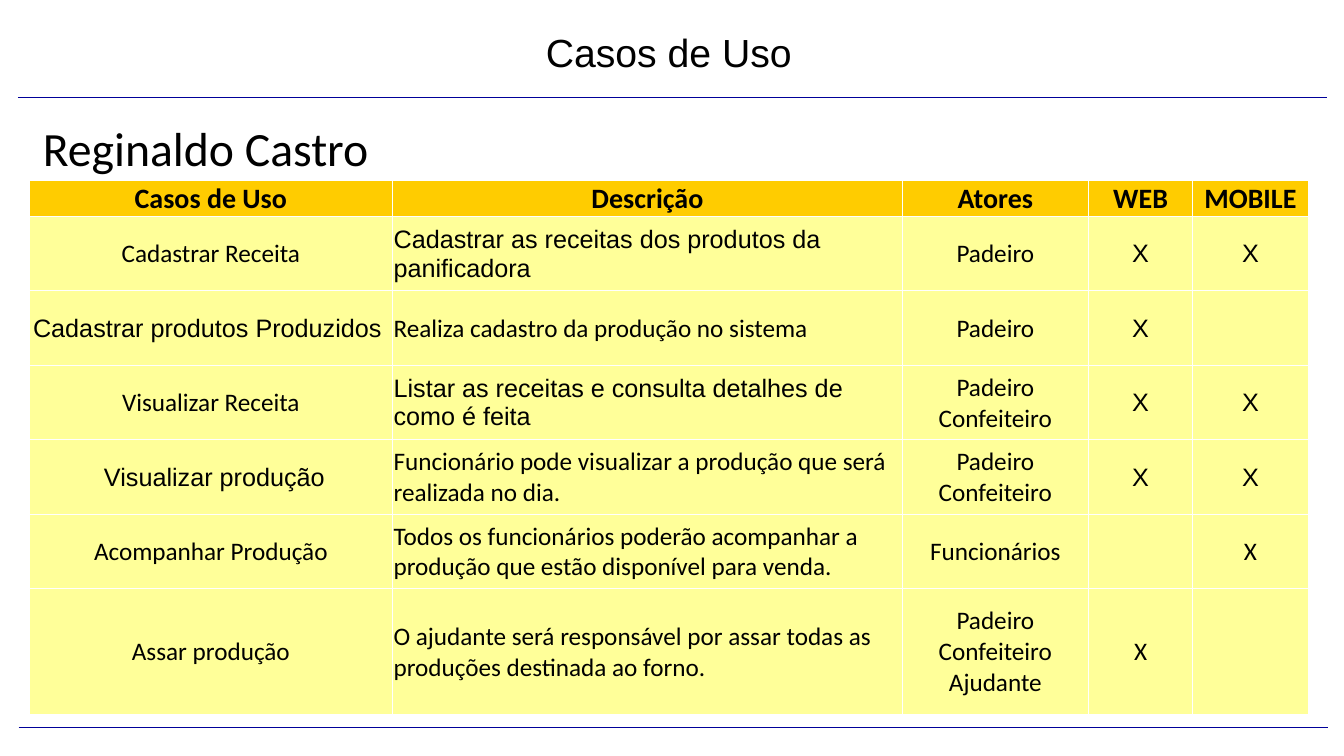
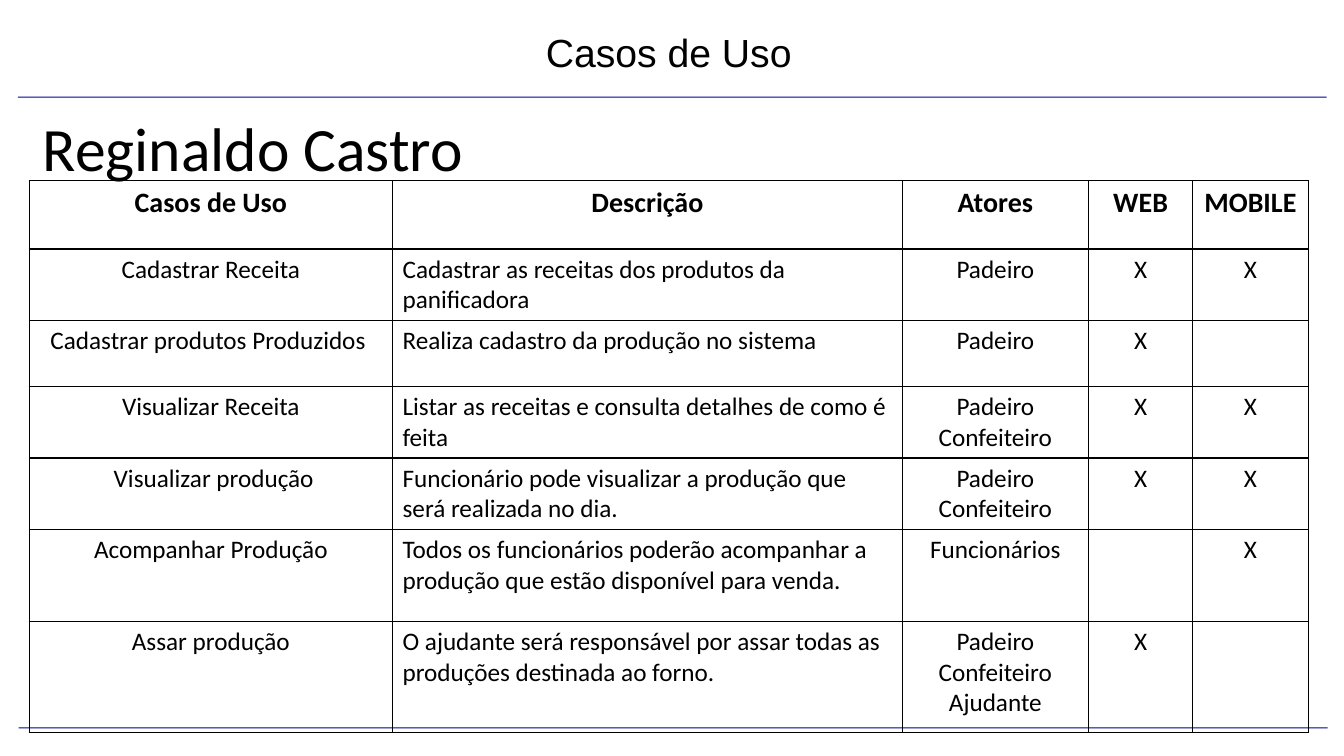
Before and after one commit to WilAlves/projetos_sistemas, a slide deck: slide 6 of SISPAN_V4.pptx. Drawn at 1344x756 pixels with LibreOffice and Linux fonts; fonts in the diff are those of the drawing; background and template pictures are left out. Boxes give left, top, right and bottom in pixels: in the first picture for what was removed or moved away, otherwise in the second. Text is boxed around its words. In the diff, an @@ line names an element or a change of style, - is before the commit and + after.

```diff
--- a/SISPAN_V4.pptx
+++ b/SISPAN_V4.pptx
@@ line (18, 97) - (1327, 97): stroke #000099 0.75 pt to #000099 0.74 pt @@
@@ text "Reginaldo Castro" at <box>43,128,462,186</box>: size 34.1 to 44 pt @@
@@ table at <box>29,180,1309,728</box> @@
@@ fill #FFCC00 to none in row 1 @@
@@ fill #FFFF99 to none in 27 cells @@
@@ font Arial to Calibri in "Cadastrar as receitas dos produtos da panificadora", "X", "X", "Cadastrar produtos Produzidos" and 7 more places @@
@@ borders changed @@
@@ line (19, 727) - (1328, 727): stroke #000099 0.75 pt to #000099 0.74 pt @@
```
Also in this commit, not shown: 17 other slides changed, 2 slides added.
